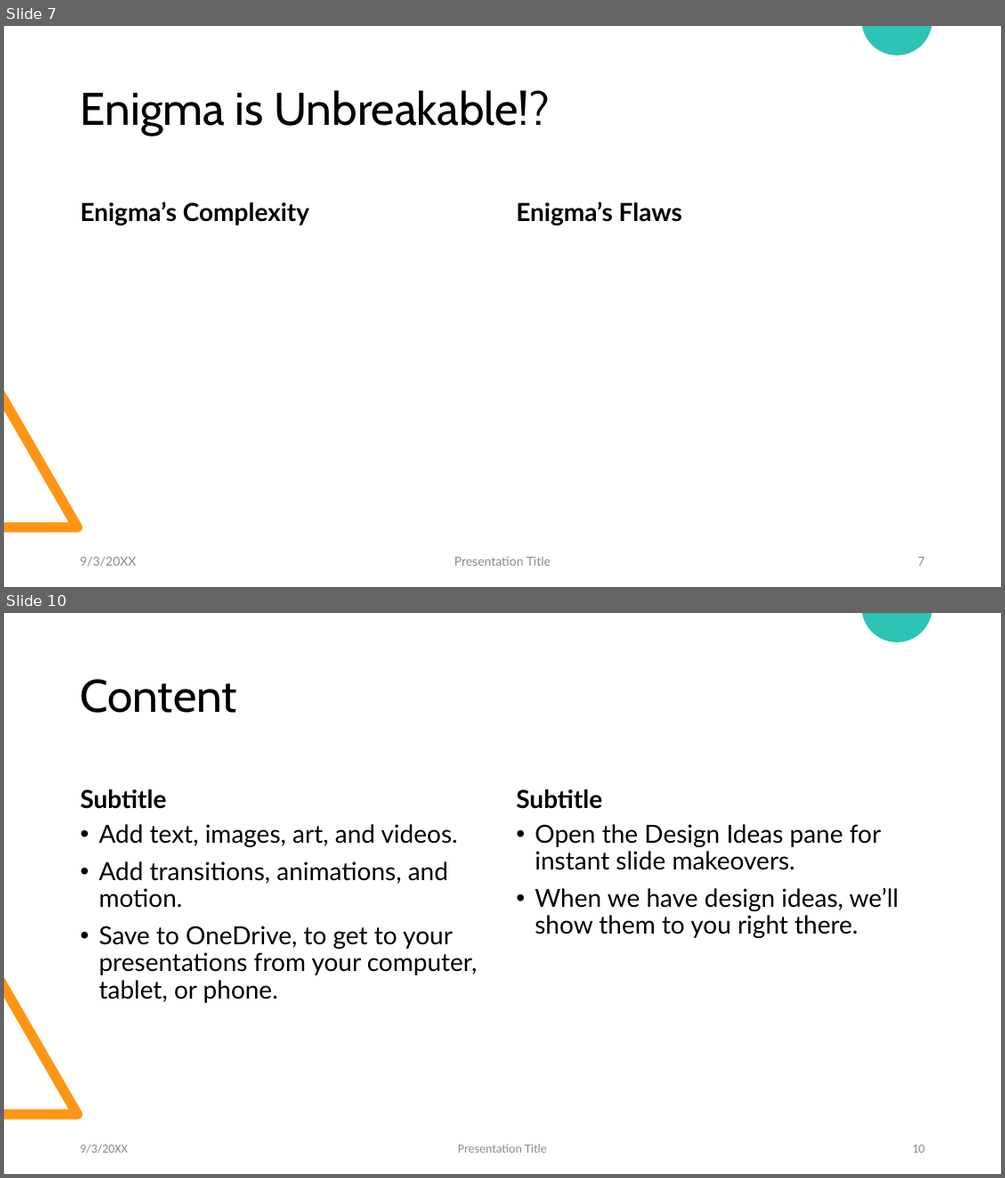
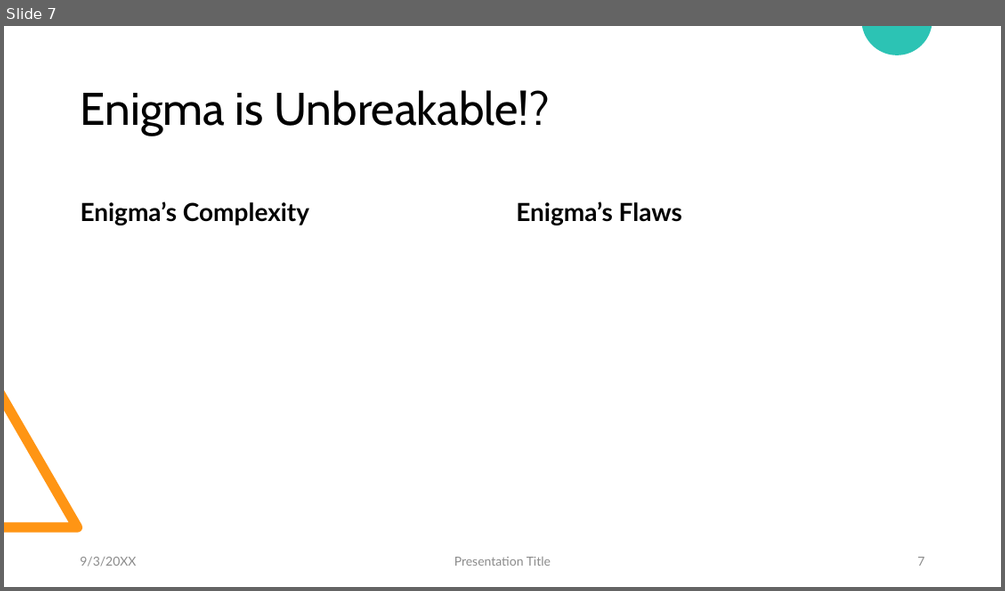
Before and after one commit to elliot-brooks/enigma-simulator, a slide deck: docs/project/The Enigma Simulator Presentation.pptx. Shown one above the other, each under a label of ours: slides 7 and 10 before the commit, slide 7 after it; the slides between them are not shown. The pictures are 1005x1178 and 1005x591 pixels, drawn with LibreOffice and Linux fonts; fonts in the diff are those of the drawing; grey boxes stand for pictures. Boxes give left, top, right and bottom in pixels: in the first picture for what was removed or moved away, otherwise in the second. Text is boxed around its words. In the diff, an @@ line names an element or a change of style, - is before the commit and + after.

```diff
--- a/docs/project/The Enigma Simulator Presentation.pptx
+++ b/docs/project/The Enigma Simulator Presentation.pptx
@@ slide 10 removed at (4, 613, 1001, 1174), background #FFFFFF; not listed: 2 template elements that a slide beside it also shows @@
@@ title removed at (81, 679, 237, 713) @@
-Content
@@ text removed at (81, 789, 167, 809) @@
-Subtitle
@@ text removed at (516, 789, 602, 809) @@
-Subtitle
@@ text removed at (99, 824, 477, 1003) @@
-• Add text, images, art, and videos.
-• Add transitions, animations, and motion.
-• Save to OneDrive, to get to your presentations from your computer, tablet, or phone.
@@ text removed at (534, 824, 898, 938) @@
-• Open the Design Ideas pane for instant slide makeovers.
-• When we have design ideas, we’ll show them to you right there.
@@ text removed at (80, 1143, 128, 1153) @@
-9/3/20XX
@@ text removed at (458, 1143, 547, 1152) @@
-Presentation Title
@@ page number removed at (912, 1144, 924, 1152) @@
-10
```
Also in this commit, not shown: 2 slides changed, 3 other slides removed, 1 other file.
